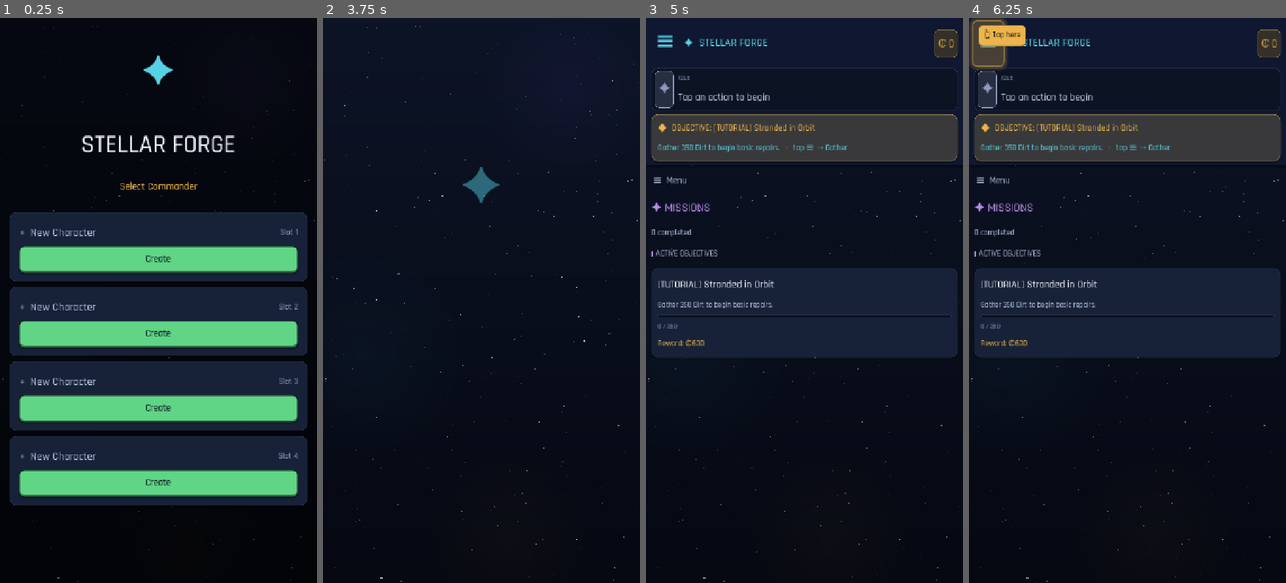
Above: before the commit, frames 1-4 (left to right).
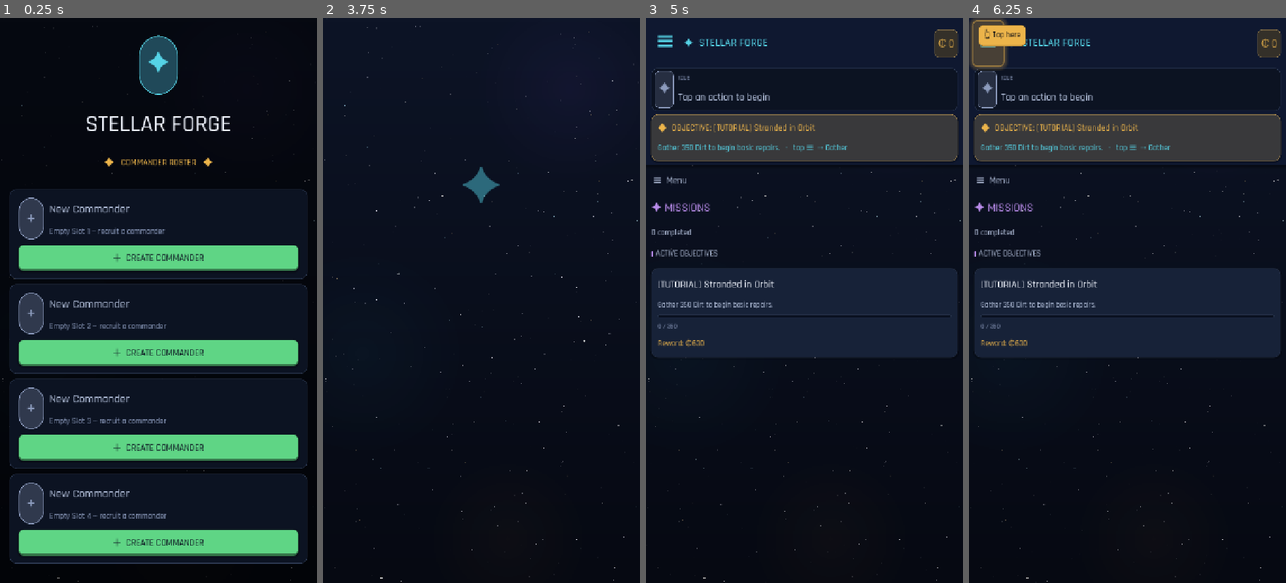
Above: after the commit, the same moments.

Repository: trakyalilter/TestMobileGame
Game: Godot game, scene res://scenes/main.tscn
Two runs of this game, one before a commit and one after it. Both use one fixed random seed, a clock stepped at 60 frames per second and the inputs below.
Inputs (mouse positions are in pixels of both pictures, inside the frame that each line leads up to):
- Up to frame 1 (0.25 s): no input
- Up to frame 2 (3.75 s): click (481, 260) at 0.5 s, where only the run before the commit has a clickable "Create"; click (481, 334) at 1.25 s, where only the run before the commit has a clickable "Create"; click (481, 407) at 2 s, where only the run before the commit has a clickable "Create"; click (481, 481) at 2.75 s, where only the run before the commit has a clickable "Create"; click "Begin" at 3.5 s
- Up to frame 3 (5 s): click "☰" at 4.25 s
- Up to frame 4 (6.25 s): click "☰" at 5 s; click "✕" at 5.75 s

The runs differ from the first frame. In frame 1, 37% of the frame differs, in the area x 3-98%, y 3-97%; in frame 2, nothing differs; in frame 3, less than 0.1%; in frame 4, less than 0.1%.

Commit message:
Redesign character-select into a sci-fi commander roster
The select / new-save screen read like a plain form. Reworked it to feel
like a game menu:

- Title block: a glowing ringed ✦ crest, STELLAR FORGE wordmark, and a
  "COMMANDER ROSTER" tagline.
- New _emblem() helper: a circular ringed insignia (crest + per-commander
  avatar showing the name's initial).
- Filled slot cards: accent-bordered panel with the commander emblem, name,
  a row of stat chips (⚔ Lv, ₡ credits, ◎ sector), last-played + slot, and a
  prominent "▶ DEPLOY" button with compact ✎ rename / 🗑 delete.
- Empty slots: muted "New Commander / recruit" card with a full-width
  "＋ CREATE COMMANDER" button.

Verified: char-select builds with filled + empty variants, no errors;
page-render suite green.

https://claude.ai/code/session_01GUAm67mj5mAEoyJTAWupry

Diff:
--- a/scripts/ui/main.gd
+++ b/scripts/ui/main.gd
@@ -682,88 +682,125 @@
 	col.add_theme_constant_override("separation", 12)
 	col.size_flags_horizontal = Control.SIZE_EXPAND_FILL
 	mc.add_child(col)
-	_wlabel(col, "✦", 52, CYAN)
-	_wlabel(col, "STELLAR FORGE", 34, C_TEXT)
-	_wlabel(col, "Select Commander", 14, GOLD)
+	# Title block: emblem in a glowing ring, wordmark, roster tagline.
+	var ew := CenterContainer.new()
+	ew.size_flags_horizontal = Control.SIZE_EXPAND_FILL
+	col.add_child(ew)
+	ew.add_child(_emblem("✦", CYAN, 88))
+	_wlabel(col, "STELLAR FORGE", 32, C_TEXT)
+	_wlabel(col, "◆   COMMANDER ROSTER   ◆", 12, GOLD)
 	var sp := Control.new()
-	sp.custom_minimum_size = Vector2(0, 10)
+	sp.custom_minimum_size = Vector2(0, 14)
 	col.add_child(sp)
 	for n in range(1, GameState.SLOT_COUNT + 1):
 		col.add_child(_slot_card(n))
 
-## A single slot row: a filled card (name + summary + Play/Delete) or a "+ New
-## Character" prompt. `n` is 1..SLOT_COUNT.
+# Circular insignia: a ringed disc with a centered glyph/initial. Used for the
+# title crest and per-commander avatars on the roster.
+func _emblem(glyph: String, accent: String, size: int) -> Control:
+	var p := PanelContainer.new()
+	p.custom_minimum_size = Vector2(size, size)
+	p.size_flags_horizontal = Control.SIZE_SHRINK_CENTER
+	p.size_flags_vertical = Control.SIZE_SHRINK_CENTER
+	p.add_theme_stylebox_override("panel", _bordered(_mix(accent, INSET, 0.72), accent, 2, int(size / 2.0)))
+	var cc := CenterContainer.new()
+	p.add_child(cc)
+	var l := Label.new()
+	l.text = glyph
+	l.add_theme_font_size_override("font_size", _fs(int(size * 0.42)))
+	l.add_theme_color_override("font_color", Color.html(accent))
+	cc.add_child(l)
+	return p
+
+## A roster entry: a filled commander card (emblem + name + stat chips + Deploy/
+## Rename/Delete) or an empty "Recruit" slot with a Create button. `n` is 1..SLOT_COUNT.
 func _slot_card(n: int) -> Control:
 	var summary: Dictionary = GameState.slot_summary(n)
 	var filled: bool = summary.get("exists", false)
 	var accent := CYAN if filled else C_MUTED
-	var v := _card(accent, filled, 96)
-	var mc := MarginContainer.new()
+	var panel := PanelContainer.new()
+	panel.size_flags_horizontal = Control.SIZE_EXPAND_FILL
+	var bg := _mix(accent, SURFACE, 0.86) if filled else INSET
+	panel.add_theme_stylebox_override("panel", _bordered(bg, _mix(accent, LINE, 0.45) if filled else LINE, 2 if filled else 1, 14))
+	var pad := MarginContainer.new()
 	for s in ["left", "right", "top", "bottom"]:
-		mc.add_theme_constant_override("margin_" + s, 8)
-	# _card returns the inner VBox; reparent its contents into a padded margin.
-	var panel := v.get_parent()
-	panel.size_flags_horizontal = Control.SIZE_EXPAND_FILL   # fill the column, don't overflow
-	panel.remove_child(v)
-	panel.add_child(mc)
-	mc.add_child(v)
-	if not filled:
-		var hb := HBoxContainer.new()
-		hb.add_theme_constant_override("separation", 8)
-		v.add_child(hb)
-		var lbl := Label.new()
-		lbl.text = "+  New Character"
-		lbl.size_flags_horizontal = Control.SIZE_EXPAND_FILL
-		lbl.add_theme_font_size_override("font_size", _fs(15))
-		lbl.add_theme_color_override("font_color", Color.html(C_DIM))
-		hb.add_child(lbl)
-		var slot_lbl := Label.new()
-		slot_lbl.text = "Slot %d" % n
-		slot_lbl.add_theme_font_size_override("font_size", _fs(11))
-		slot_lbl.add_theme_color_override("font_color", Color.html(C_MUTED))
-		hb.add_child(slot_lbl)
-		var create := _card_button("Create", GREEN, true)
-		create.pressed.connect(_prompt_new_character.bind(n))
-		v.add_child(create)
-		return panel
-	# Filled slot.
-	var head := HBoxContainer.new()
-	head.add_theme_constant_override("separation", 8)
-	v.add_child(head)
-	var nm := Label.new()
-	nm.text = String(summary.get("name", "Commander"))
-	nm.size_flags_horizontal = Control.SIZE_EXPAND_FILL
-	nm.add_theme_font_size_override("font_size", _fs(17))
-	nm.add_theme_color_override("font_color", Color.html(C_TEXT))
-	head.add_child(nm)
-	var slot_lbl2 := Label.new()
-	slot_lbl2.text = "Slot %d" % n
-	slot_lbl2.add_theme_font_size_override("font_size", _fs(10))
-	slot_lbl2.add_theme_color_override("font_color", Color.html(C_MUTED))
-	head.add_child(slot_lbl2)
-	var summ := Label.new()
-	summ.text = "Combat Lv %d   ·   ₡%s   ·   %s   ·   %s" % [
-		int(summary.get("combat_level", 1)), GameData.fmt(int(summary.get("credits", 0))),
-		String(summary.get("sector", "Lunar Orbit")), _fmt_ago(float(summary.get("last_played", 0.0)))]
-	summ.autowrap_mode = TextServer.AUTOWRAP_WORD_SMART
-	summ.add_theme_font_size_override("font_size", _fs(11))
-	summ.add_theme_color_override("font_color", Color.html(C_DIM))
-	v.add_child(summ)
+		pad.add_theme_constant_override("margin_" + s, 12)
+	panel.add_child(pad)
+	var col := VBoxContainer.new()
+	col.add_theme_constant_override("separation", 11)
+	col.size_flags_horizontal = Control.SIZE_EXPAND_FILL
+	pad.add_child(col)
+
+	# Identity row: circular emblem + name/stats.
+	var top := HBoxContainer.new()
+	top.add_theme_constant_override("separation", 12)
+	col.add_child(top)
+	var idv := VBoxContainer.new()
+	idv.size_flags_horizontal = Control.SIZE_EXPAND_FILL
+	idv.size_flags_vertical = Control.SIZE_SHRINK_CENTER
+	idv.add_theme_constant_override("separation", 5)
+
+	if filled:
+		var nm_str := String(summary.get("name", "Commander"))
+		top.add_child(_emblem(nm_str.substr(0, 1).to_upper(), accent, 58))
+		top.add_child(idv)
+		var nm := Label.new()
+		nm.text = nm_str
+		nm.size_flags_horizontal = Control.SIZE_EXPAND_FILL
+		nm.add_theme_font_size_override("font_size", _fs(18))
+		nm.add_theme_color_override("font_color", Color.html(C_TEXT))
+		idv.add_child(nm)
+		var chips := HFlowContainer.new()
+		chips.add_theme_constant_override("h_separation", 6)
+		chips.add_theme_constant_override("v_separation", 6)
+		chips.add_child(_tag_chip("⚔ Lv %d" % int(summary.get("combat_level", 1)), RED))
+		chips.add_child(_tag_chip("₡ %s" % GameData.fmt(int(summary.get("credits", 0))), GOLD))
+		chips.add_child(_tag_chip("◎ %s" % String(summary.get("sector", "Lunar Orbit")), CYAN))
+		idv.add_child(chips)
+		var ago := Label.new()
+		ago.text = "⏱ %s   ·   Slot %d" % [_fmt_ago(float(summary.get("last_played", 0.0))), n]
+		ago.add_theme_font_size_override("font_size", _fs(10))
+		ago.add_theme_color_override("font_color", Color.html(C_MUTED))
+		idv.add_child(ago)
+	else:
+		top.add_child(_emblem("+", accent, 58))
+		top.add_child(idv)
+		var t := Label.new()
+		t.text = "New Commander"
+		t.add_theme_font_size_override("font_size", _fs(16))
+		t.add_theme_color_override("font_color", Color.html(C_DIM))
+		idv.add_child(t)
+		var st := Label.new()
+		st.text = "Empty Slot %d — recruit a commander" % n
+		st.autowrap_mode = TextServer.AUTOWRAP_WORD_SMART
+		st.add_theme_font_size_override("font_size", _fs(11))
+		st.add_theme_color_override("font_color", Color.html(C_MUTED))
+		idv.add_child(st)
+
+	# Action row.
 	var row := HBoxContainer.new()
 	row.add_theme_constant_override("separation", 8)
-	v.add_child(row)
-	var play := _card_button("▶  Play", CYAN, true)
-	play.size_flags_horizontal = Control.SIZE_EXPAND_FILL
-	play.pressed.connect(_play_slot.bind(n))
-	row.add_child(play)
-	var ren := _card_button("✎", GOLD, true)
-	ren.custom_minimum_size = Vector2(64, 54)
-	ren.pressed.connect(_prompt_rename_character.bind(n))
-	row.add_child(ren)
-	var del := _card_button("🗑", RED, true)
-	del.custom_minimum_size = Vector2(64, 54)
-	del.pressed.connect(_confirm_delete_slot.bind(n))
-	row.add_child(del)
+	col.add_child(row)
+	if filled:
+		var play := _card_button("▶  DEPLOY", CYAN, true)
+		play.size_flags_horizontal = Control.SIZE_EXPAND_FILL
+		play.custom_minimum_size = Vector2(0, 50)
+		play.pressed.connect(_play_slot.bind(n))
+		row.add_child(play)
+		var ren := _card_button("✎", GOLD, true)
+		ren.custom_minimum_size = Vector2(56, 50)
+		ren.pressed.connect(_prompt_rename_character.bind(n))
+		row.add_child(ren)
+		var del := _card_button("🗑", RED, true)
+		del.custom_minimum_size = Vector2(56, 50)
+		del.pressed.connect(_confirm_delete_slot.bind(n))
+		row.add_child(del)
+	else:
+		var create := _card_button("＋  CREATE COMMANDER", GREEN, true)
+		create.size_flags_horizontal = Control.SIZE_EXPAND_FILL
+		create.custom_minimum_size = Vector2(0, 50)
+		create.pressed.connect(_prompt_new_character.bind(n))
+		row.add_child(create)
 	return panel
 
 ## Name-entry modal → create a fresh character in slot n and enter the game.
